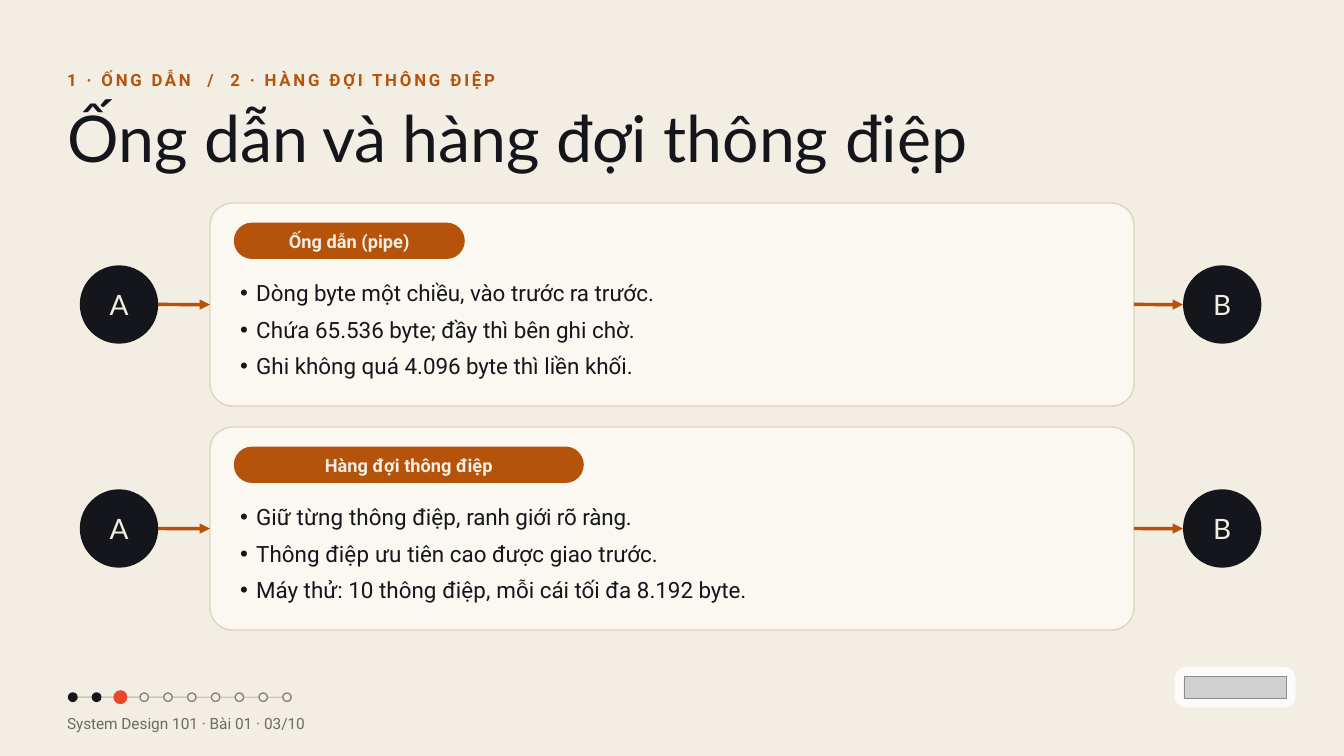
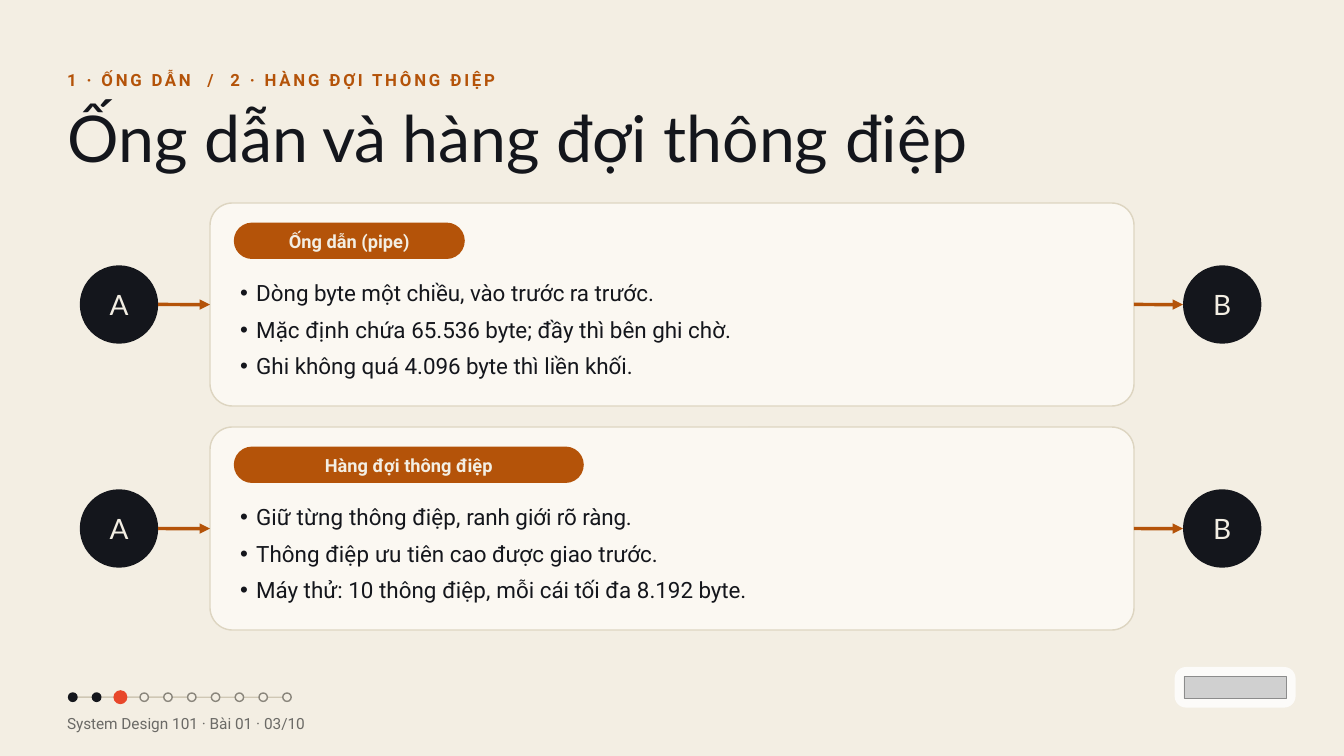
Before and after one commit to vohoailinh90/tool-marketing-studio, a slide deck: slide 3 of system-design-101/vi/lessons/sd-08-001/slides/sd-08-001.pptx. Drawn at 1344x756 pixels with LibreOffice and Linux fonts; fonts in the diff are those of the drawing; grey boxes stand for pictures. Boxes give left, top, right and bottom in pixels: in the first picture for what was removed or moved away, otherwise in the second. Text is boxed around its words. In the diff, an @@ line names an element or a change of style, - is before the commit and + after.

```diff
--- a/system-design-101/vi/lessons/sd-08-001/slides/sd-08-001.pptx
+++ b/system-design-101/vi/lessons/sd-08-001/slides/sd-08-001.pptx
@@ text at (256,319,731,343): text changed @@
-• Chứa 65.536 byte; đầy thì bên ghi chờ.
+• Mặc định chứa 65.536 byte; đầy thì bên ghi chờ.
```
Also in this commit, not shown: 2 other slides changed.
